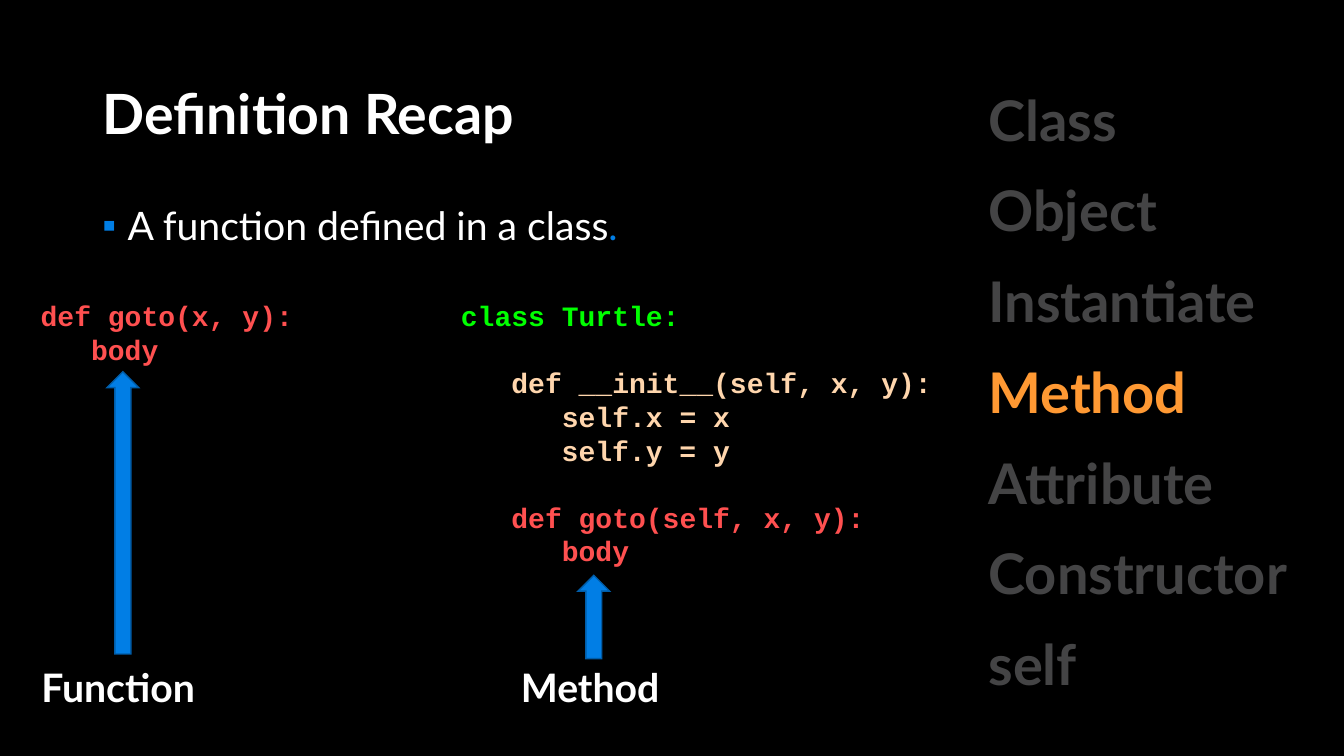
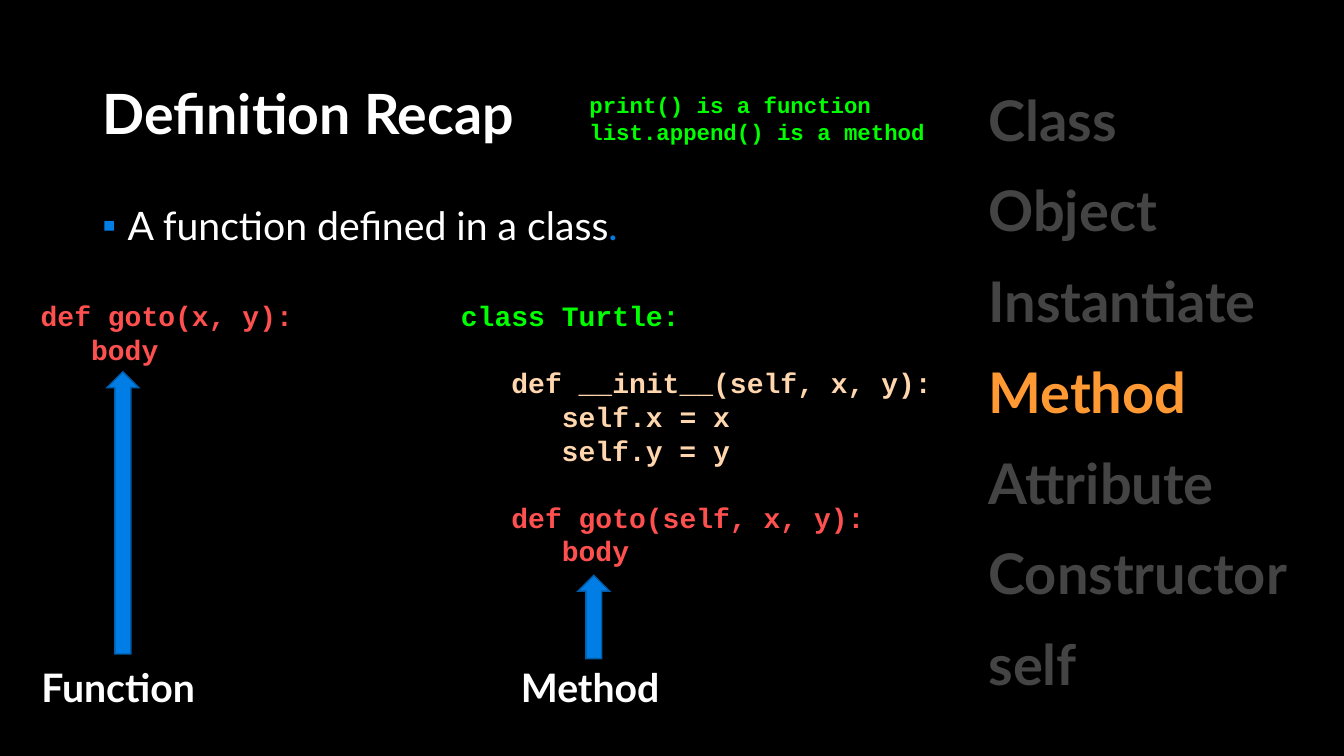
Before and after one commit to APS106/APS106-winter-2023-kinsella-goodfellow, a slide deck: slide 23 of lectures/week10/lecture1/slides/week10_lecture1.pptx. Drawn at 1344x756 pixels with LibreOffice and Linux fonts; fonts in the diff are those of the drawing; background and template pictures are left out. Boxes give left, top, right and bottom in pixels: in the first picture for what was removed or moved away, otherwise in the second. Text is boxed around its words. In the diff, an @@ line names an element or a change of style, - is before the commit and + after.

```diff
--- a/lectures/week10/lecture1/slides/week10_lecture1.pptx
+++ b/lectures/week10/lecture1/slides/week10_lecture1.pptx
@@ text added at <box>589,97,924,145</box>, 16 pt, text #00FF00, bold @@
+print() is a function
+list.append() is a method
```
Also in this commit, not shown: 4 other slides changed, 8 other files.
